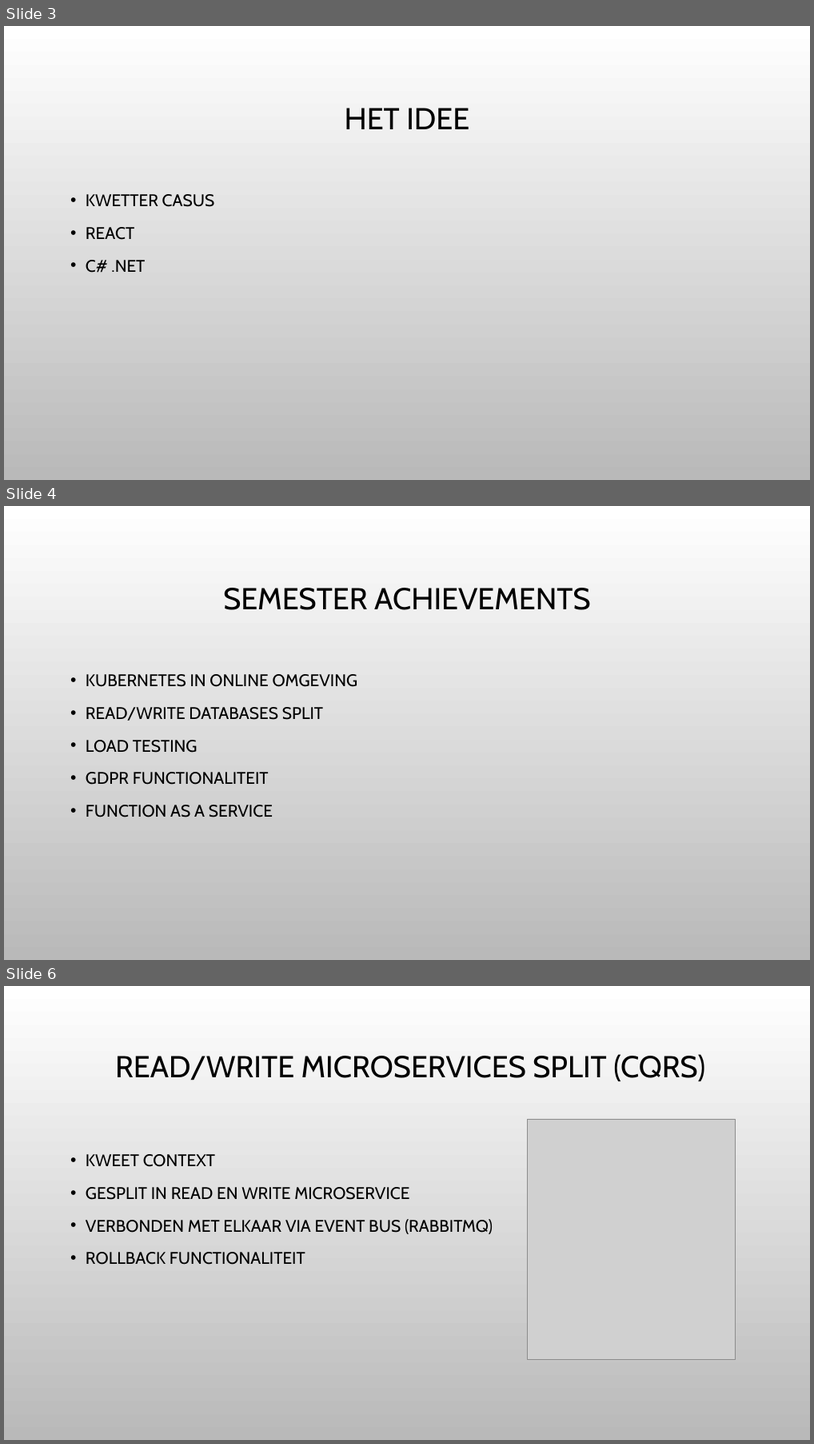
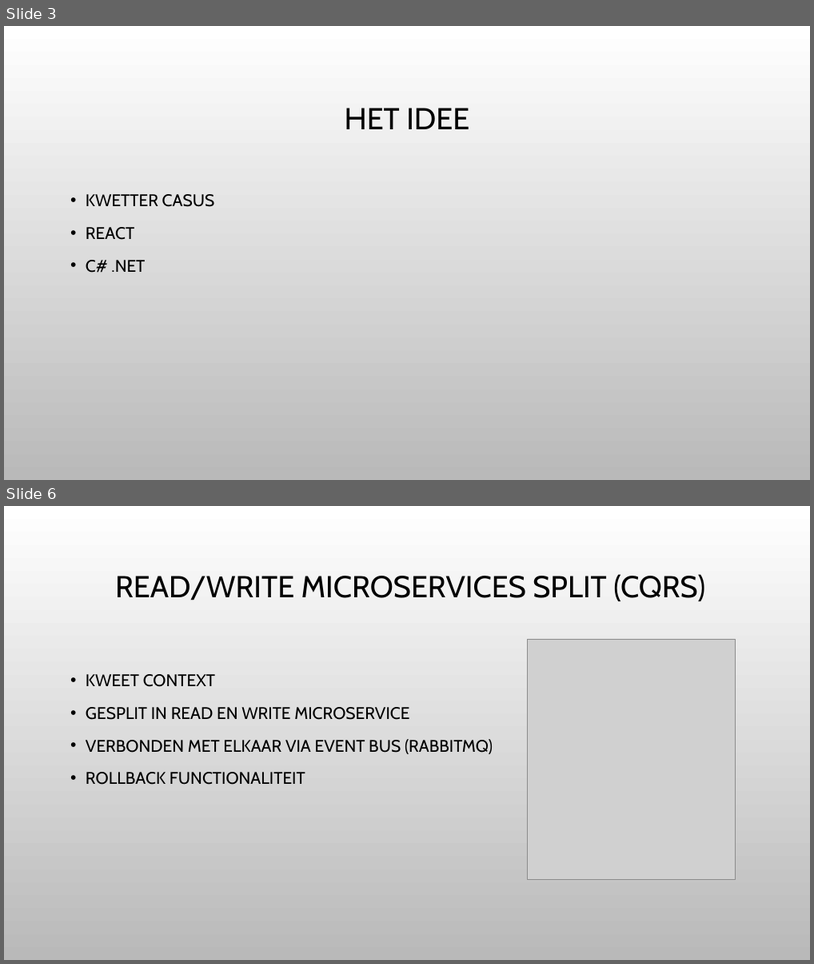
Before and after one commit to Fontys-ICT-Software-Engineering/Kwetter-semester-6, a slide deck: Documentatie/Sprint 5/sprint 5 presentation.pptx. Shown one above the other, each under a label of ours: slides 3, 4 and 6 before the commit, slides 3 and 6 after it; the slides between them are not shown. The pictures are 814x1444 and 814x964 pixels, drawn with LibreOffice and Linux fonts; fonts in the diff are those of the drawing; grey boxes stand for pictures; background and template pictures are left out. Boxes give left, top, right and bottom in pixels: in the first picture for what was removed or moved away, otherwise in the second. Text is boxed around its words. In the diff, an @@ line names an element or a change of style, - is before the commit and + after.

Commit message:
Final commit software semester 6

```diff
--- a/Documentatie/Sprint 5/sprint 5 presentation.pptx
+++ b/Documentatie/Sprint 5/sprint 5 presentation.pptx
@@ slide 4 removed at [4,506,810,960], background picture (left out) @@
@@ title removed at [223,588,590,610] @@
-SEMESTER ACHIEVEMENTS
@@ text removed at [86,674,358,817] @@
-• KUBERNETES IN ONLINE OMGEVING
-• READ/WRITE DATABASES SPLIT
-• LOAD TESTING
-• GDPR FUNCTIONALITEIT
-• FUNCTION AS A SERVICE
```
Also in this commit, not shown: 2 slides changed, 3 slides added, 1 other slide removed, 50 other files.
